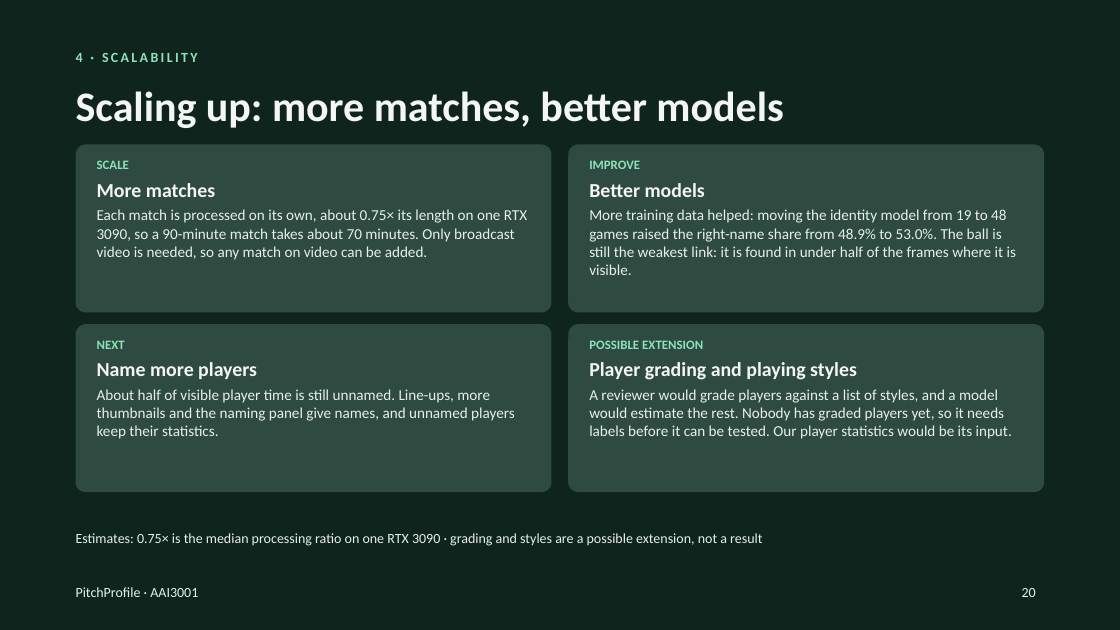
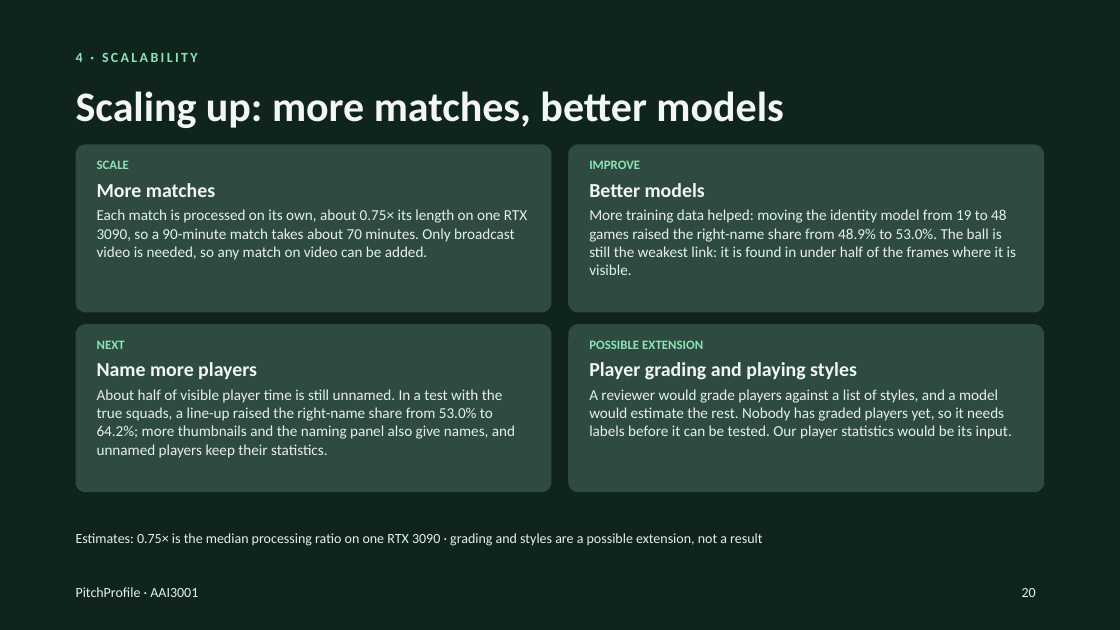
Before and after one commit to havochadi/AIFootballProfiler, a slide deck: slide 20 of Documentation/PitchProfile_Presentation.pptx. Drawn at 1120x630 pixels with LibreOffice and Linux fonts; fonts in the diff are those of the drawing. Boxes give left, top, right and bottom in pixels: in the first picture for what was removed or moved away, otherwise in the second. Text is boxed around its words. In the diff, an @@ line names an element or a change of style, - is before the commit and + after.

```diff
--- a/Documentation/PitchProfile_Presentation.pptx
+++ b/Documentation/PitchProfile_Presentation.pptx
@@ text at [97,389,515,458]: text changed @@
-About half of visible player time is still unnamed. Line-ups, more thumbnails and the naming panel give names, and unnamed players keep their statistics.
+About half of visible player time is still unnamed. In a test with the true squads, a line-up raised the right-name share from 53.0% to 64.2%; more thumbnails and the naming panel also give names, and unnamed players keep their statistics.
```
Also in this commit, not shown: 1 other slide changed, 4 other files.
